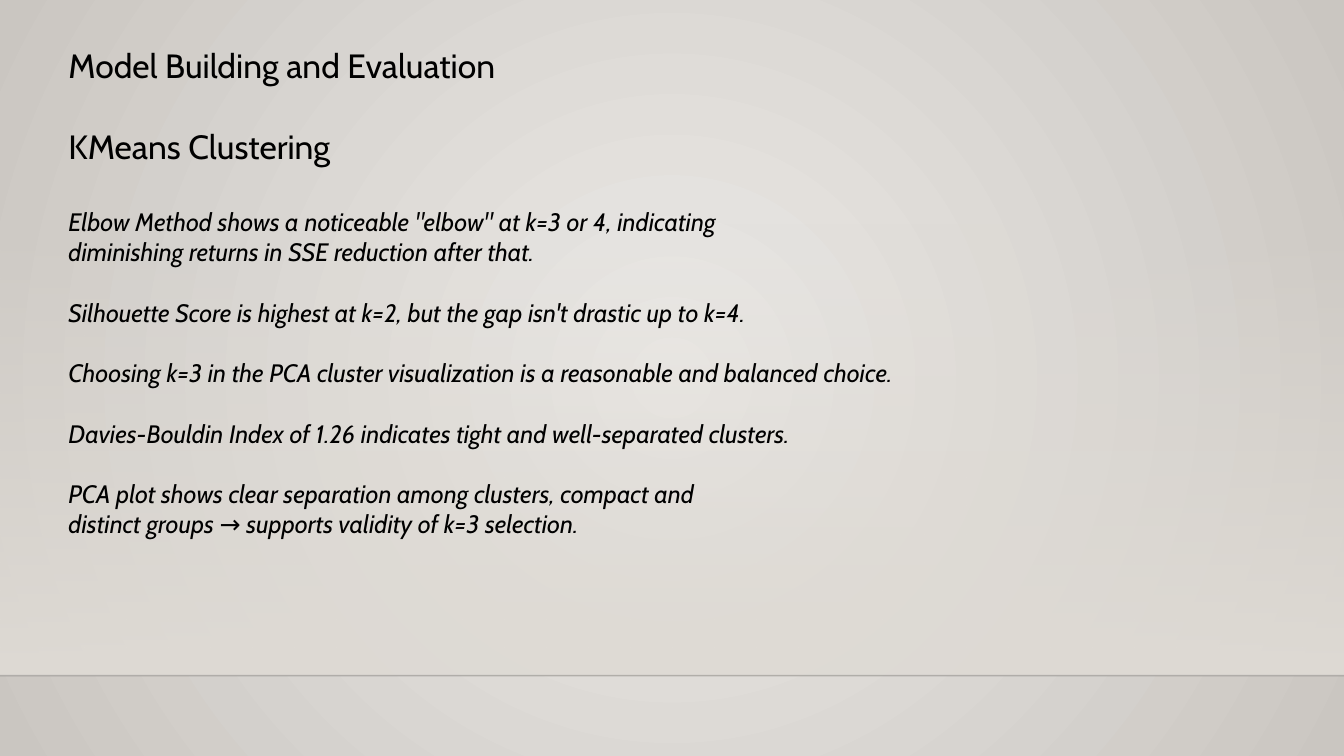
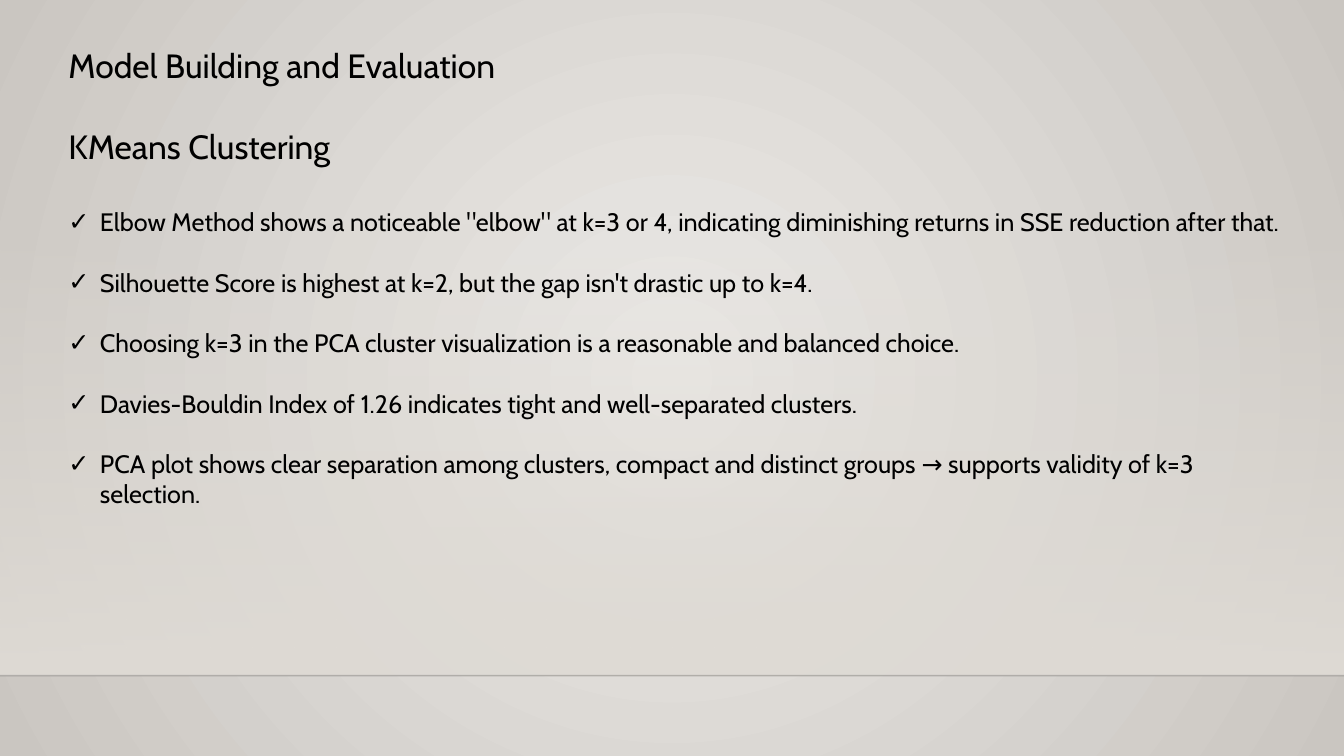
Before and after one commit to SindhujaJayaprakash/Netflix_MoviesTVShows_Clustering_ML, a slide deck: slide 12 of Netflix Movies and TV SHOWS Clustering.pptx. Drawn at 1344x756 pixels with LibreOffice and Linux fonts; fonts in the diff are those of the drawing; background and template pictures are left out. Boxes give left, top, right and bottom in pixels: in the first picture for what was removed or moved away, otherwise in the second. Text is boxed around its words. In the diff, an @@ line names an element or a change of style, - is before the commit and + after.

```diff
--- a/Netflix Movies and TV SHOWS Clustering.pptx
+++ b/Netflix Movies and TV SHOWS Clustering.pptx
@@ text at box(100, 212, 1279, 237): text changed; italic off @@
-Elbow Method shows a noticeable "elbow" at k=3 or 4, indicating
-diminishing returns in SSE reduction after that.
+✓ Elbow Method shows a noticeable "elbow" at k=3 or 4, indicating diminishing returns in SSE reduction after that.
@@ text at box(100, 273, 960, 419): italic off in "Silhouette Score is highest at k=2, but ...", "Choosing k=3 in the PCA cluster visualization ...", "Davies-Bouldin Index of 1.26 indicates tight and ..."; bullet none to ✓ @@
@@ text at box(100, 454, 1194, 504): text changed; italic off @@
-PCA plot shows clear separation among clusters, compact and
-distinct groups → supports validity of k=3 selection.
+✓ PCA plot shows clear separation among clusters, compact and distinct groups → supports validity of k=3 selection.
```
Also in this commit, not shown: 2 other slides changed, 3 slides added, 1 other file.
